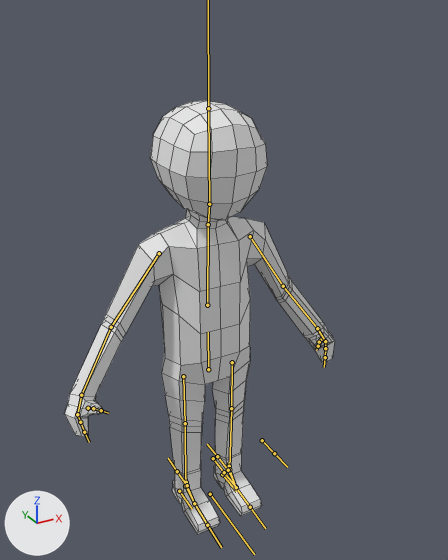
What one commit did to the FBX model Game/Assets/Models/Human/base.fbx.
The view is the same before and after, from a 50 mm lens placed at (-8.14, -15.86, 16.41), pointed at (0.14, -0.8, 8.89). Lighting does not change. The marker at lower left points along +X, +Y and +Z. The bones that bend it are drawn over the model as lines. Mesh edges are drawn as thin lines.
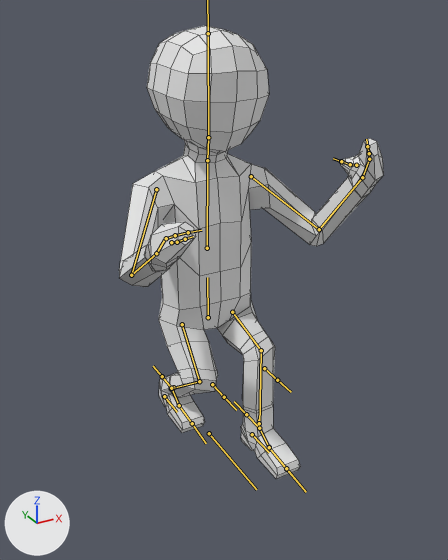
The newer file adds an action. The first version stands in its rest pose; the second is drawn at frame 38 of the action 'Armature|Jump'.

What the commit changed:
Bone 'Root' (bone_root) moves from (0.0, 0.0, 0.0) to (0.0, 0.0, -2.73).
Bone 'Torso' (bone_torso) moves from (0.0, 0.0, 0.0) to (0.0, -0.8, 0.0).
Bone 'Upper Arm.L' (bone_upper_arm_l) turns from (0, 0, 0) to (-6, -33, -57) degrees about its own x, y and z.
Bone 'Lower Arm.L' (bone_lower_arm_l) turns from (0, 0, 0) to (24, 0, -59) degrees about its own x, y and z.
Bone 'Hand.L' (bone_hand_l) turns from (0, 0, 0) to (4, 0, -3) degrees about its own x, y and z.
Bone 'Upper Arm.R' (bone_upper_arm_r) turns from (0, 0, 0) to (-3, 30, 37) degrees about its own x, y and z.
Bone 'Lower Arm.R' (bone_lower_arm_r) turns from (0, 0, 0) to (8, 33, 71) degrees about its own x, y and z.
Bone 'Hand.R' (bone_hand_r) turns from (0, 0, 0) to (-4, -52, 11) degrees about its own x, y and z.
Bone 'Upper Leg.L' (bone_upper_leg_l) turns from (0, 0, 0) to (-73, -1, 2) degrees about its own x, y and z.
Bone 'Lower Leg.L' (bone_lower_leg_l) turns from (0, 0, 0) to (68, 0, 0) degrees about its own x, y and z.
Bone 'Upper Leg.R' (bone_upper_leg_r) turns from (0, 0, 0) to (-37, 1, -1) degrees about its own x, y and z.
Bone 'Lower Leg.R' (bone_lower_leg_r) turns from (0, 0, 0) to (90, 0, 0) degrees about its own x, y and z.
Bone 'Leg Control.L' (bone_leg_control_l) moves from (0.0, 0.0, 0.0) to (0.0, 2.07, 0.54).
Bone 'Foot.L' (bone_foot_l) moves from (0.0, 0.0, 0.0) to (0.06, 0.01, 0.0).
Bone 'Foot.L' (bone_foot_l) turns from (0, 0, 0) to (0, 0, 5) degrees about its own x, y and z.
Bone 'Toes.L' (bone_toes_l) turns from (0, 0, 0) to (0, -2, -5) degrees about its own x, y and z.
Bone 'Leg Control.R' (bone_leg_control_r) moves from (0.0, 0.0, 0.0) to (0.0, -1.05, 0.79).
Bone 'Foot.R' (bone_foot_r) moves from (0.0, 0.0, 0.0) to (-0.06, 0.01, 0.0).
Bone 'Foot.R' (bone_foot_r) turns from (0, 0, 0) to (0, 0, -5) degrees about its own x, y and z.
Bone 'Toes.R' (bone_toes_r) turns from (0, 0, 0) to (0, 2, 5) degrees about its own x, y and z.

Where the change shows, as pixel boxes (x1, y1, x2, y2) in the pictures (448 x 560 px):
'Cube', posed: before (65, 101, 335, 534); after (119, 26, 384, 479)
bone 'Root', root to tip: before (210, 494) to (254, 554); after (209, 433) to (256, 489)
bone 'Torso', root to tip: before (208, 369) to (208, 332); after (208, 317) to (207, 277)
bone 'Upper Arm.L', root to tip: before (250, 236) to (283, 286); after (251, 176) to (319, 229)
bone 'Lower Arm.L', root to tip: before (283, 286) to (317, 328); after (319, 229) to (362, 177)
bone 'Hand.L', root to tip: before (317, 328) to (324, 340); after (362, 177) to (368, 161)
bone 'Upper Arm.R', root to tip: before (159, 253) to (111, 327); after (156, 189) to (131, 275)
bone 'Lower Arm.R', root to tip: before (111, 327) to (81, 395); after (131, 275) to (156, 253)
bone 'Hand.R', root to tip: before (81, 395) to (78, 412); after (156, 253) to (164, 240)
bone 'Upper Leg.L', root to tip: before (232, 362) to (231, 408); after (232, 312) to (261, 350)
bone 'Lower Leg.L', root to tip: before (231, 408) to (229, 469); after (261, 350) to (259, 428)
bone 'Upper Leg.R', root to tip: before (183, 376) to (185, 423); after (182, 324) to (199, 381)
bone 'Lower Leg.R', root to tip: before (185, 423) to (185, 486); after (199, 381) to (171, 388)
bone 'Leg Control.L', root to tip: before (222, 474) to (236, 491); after (252, 434) to (269, 452)
bone 'Foot.L', root to tip: before (229, 469) to (236, 487); after (259, 428) to (269, 447)
bone 'Toes.L', root to tip: before (236, 487) to (250, 507); after (269, 447) to (286, 469)
bone 'Leg Control.R', root to tip: before (179, 491) to (192, 509); after (164, 396) to (177, 412)
bone 'Foot.R', root to tip: before (185, 486) to (194, 503); after (171, 388) to (179, 405)
bone 'Toes.R', root to tip: before (194, 503) to (207, 525); after (179, 405) to (192, 423)
